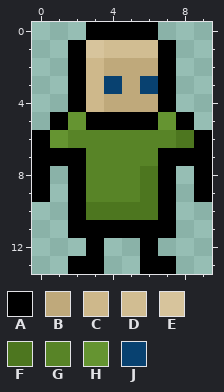
Pixel-art sprite -- images/snakecharmer/snakecharmer.png. Above: the version before the commit.
The file is 10x14 pixels. Colours within 5 levels of each other are drawn and written as one.
Palette (. is transparent): A #000000  B #bfa97b  C #ceb88b  D #d1bd92  E #d7c49c  F #4d761f  G #588427  H #659431  J #084170
Once edited:
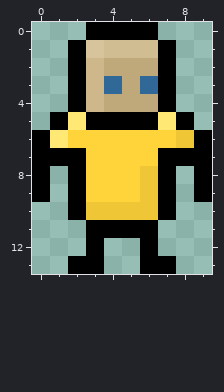
Change:
colour F: #4d761f -> #efc636
colour G: #588427 -> #ffd43b
colour H: #659431 -> #ffe873
colour J: #084170 -> #306998
Changed rows in their new state; - is a pixel that keeps its letter.
first column x 2:
11 .----.
Pixel boxes of the changes (left, top, right, bottom) in both pictures:
changed: (50, 76, 194, 238)
